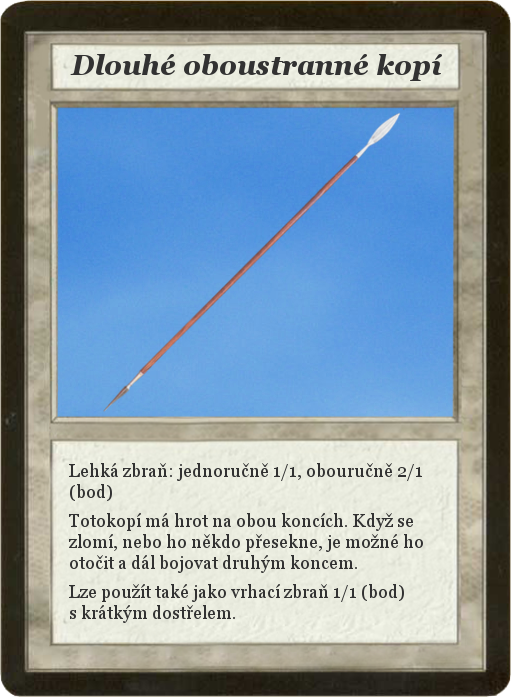
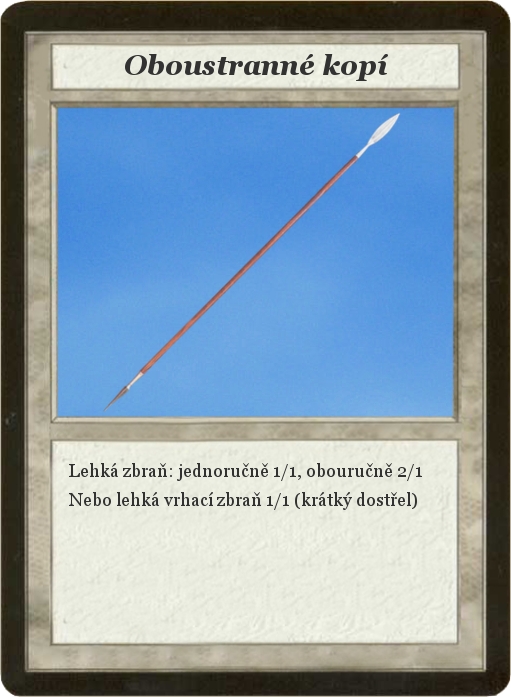
Before/after of a w=511, h=697 layered artwork. What changed in the layer stack:
renamed "Dlouhé oboustranné kopí" to "Oboustranné kopí", painted on it over [70, 54, 442, 81]
painted on "Lehká zbraň: jednoručně 1/1, o..." over [69, 484, 423, 623]
